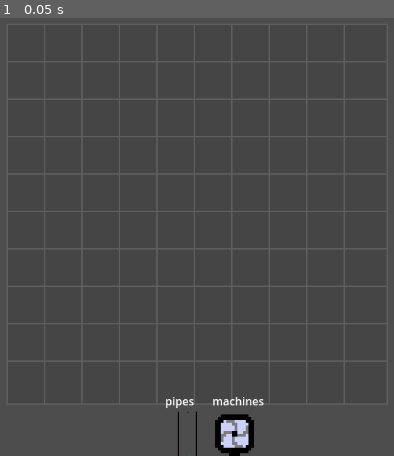
Above: before the commit, frame 1.
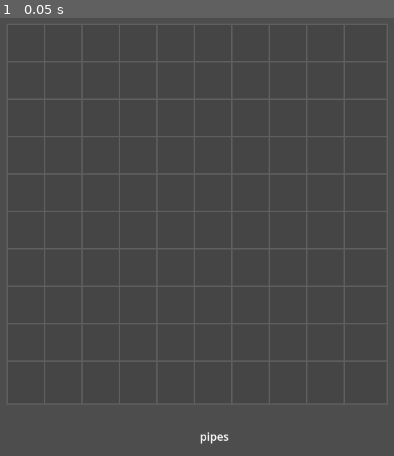
Above: after the commit, the same moment.

Repository: secretmeister2/alchemical-creations
Game: Godot game, scene res://factory.tscn
Same seed, same stepped clock (60 frames per second), same inputs: the game is played once before the commit and once after it.
Inputs:
- Up to frame 1 (0.05 s): no input

The runs differ from the first frame. In frame 1, 1.2% of the frame differs, in the area x 42-68%, y 86-100%.
Error after the commit: Parse Error: Could not find base class "Card". (res://straight_pipe.gd:1)

Commit message:
renamed

Diff:
--- a/example/card/state_machine/states/idle_card_state.gd
+++ /dev/null
@@ -1,11 +0,0 @@
-extends CardState
-
-
-func _enter():
-	card.color_rect.color = Color.WEB_GREEN
-	card.label.text = "Idle"
-	card.pivot_offset = Vector2.ZERO
-
-
-func on_mouse_entered():
-	transitioned.emit("hover")
--- a/example/card/state_machine/states/release_card_state.gd
+++ /dev/null
@@ -1,19 +0,0 @@
-extends CardState
-
-
-func _enter():
-	card.color_rect.color = Color.DARK_VIOLET
-	card.label.text = "Release"
-
-	#When a card is released, it checks where it is at the time of release.
-	var field_areas = card.drop_point_detector.get_overlapping_areas()
-
-	if field_areas.is_empty():
-		card.home_field.return_card_starting_position(card)
-	elif field_areas[0].get_parent() == card.home_field:
-		card.home_field.card_reposition(card)
-	else:
-		var new_field: Field = field_areas[0].get_parent()
-		new_field.set_new_card(card)
-
-	transitioned.emit("idle")
--- a/example/example.tscn
+++ b/item_system/example.tscn
@@ -1,7 +1,7 @@
 [gd_scene load_steps=3 format=3 uid="uid://buh3412b0qtpp"]
 
-[ext_resource type="PackedScene" uid="uid://biim2lxri0akl" path="res://example/field/field.tscn" id="1_fkhir"]
-[ext_resource type="PackedScene" uid="uid://3trgkf0u68ry" path="res://example/card/card.tscn" id="2_5f2as"]
+[ext_resource type="PackedScene" uid="uid://biim2lxri0akl" path="res://item_system/field/field.tscn" id="1_fkhir"]
+[ext_resource type="PackedScene" uid="uid://3trgkf0u68ry" path="res://item_system/item/item.tscn" id="2_5f2as"]
 
 [node name="Game" type="Node"]
 
--- a/example/field/field.gd
+++ b/item_system/field/field.gd
@@ -11,23 +11,23 @@
 	$Label.text = name
 
 	for child in cards_holder.get_children():
-		var card := child as Card
-		card.home_field = self
+		var item := child as Item
+		item.home_field = self
 
 
-func return_card_starting_position(card: Card):
-	card.reparent(cards_holder)
-	cards_holder.move_child(card, card.index)
+func return_item_starting_position(item: Item):
+	item.reparent(cards_holder)
+	cards_holder.move_child(item, item.index)
 
 
-func set_new_card(card: Card):
-	card_reposition(card)
-	card.home_field = self
+func set_new_card(item: Item):
+	item_reposition(item)
+	item.home_field = self
 
 
-func card_reposition(card: Card):
-	var field_areas = card.drop_point_detector.get_overlapping_areas()
-	var cards_areas = card.card_detector.get_overlapping_areas()
+func item_reposition(item:Item):
+	var field_areas = item.drop_point_detector.get_overlapping_areas()
+	var cards_areas = item.item_detector.get_overlapping_areas()
 	var index: int = 0
 
 	if cards_areas.is_empty():
@@ -46,5 +46,5 @@
 
 		index += 1
 
-	card.reparent(cards_holder)
-	cards_holder.move_child(card, index)
+	item.reparent(cards_holder)
+	cards_holder.move_child(item, index)
--- a/example/field/field.tscn
+++ b/item_system/field/field.tscn
@@ -1,6 +1,6 @@
 [gd_scene load_steps=3 format=3 uid="uid://biim2lxri0akl"]
 
-[ext_resource type="Script" path="res://example/field/field.gd" id="1_7p7dw"]
+[ext_resource type="Script" path="res://item_system/field/field.gd" id="1_7p7dw"]
 
 [sub_resource type="RectangleShape2D" id="RectangleShape2D_crh71"]
 size = Vector2(210, 148)
--- a/example/card/card.gd
+++ b/item_system/item/item.gd
@@ -1,11 +1,11 @@
-class_name Card
+class_name Item
 extends Control
 
 
 @onready var color_rect: ColorRect = $ColorRect
 @onready var label: Label = $Label
 @onready var name_label: Label = %NameLabel
-@onready var state_machine: CardStateMachine = $CardStateMachine
+@onready var state_machine: CardStateMachine = $ItemStateMachine
 @onready var drop_point_detector: Area2D = $DropPointDetector
 @onready var card_detector: Area2D = $CardsDetector
 @onready var home_field: Field
--- a/example/card/card.tscn
+++ b/item_system/item/item.tscn
@@ -1,12 +1,12 @@
 [gd_scene load_steps=9 format=3 uid="uid://3trgkf0u68ry"]
 
-[ext_resource type="Script" path="res://example/card/card.gd" id="1_gelhr"]
-[ext_resource type="Script" path="res://example/card/state_machine/card_state_machine.gd" id="2_vqdgh"]
-[ext_resource type="Script" path="res://example/card/state_machine/states/idle_card_state.gd" id="3_bx54l"]
-[ext_resource type="Script" path="res://example/card/state_machine/states/clicked_card_state.gd" id="4_2bop5"]
-[ext_resource type="Script" path="res://example/card/state_machine/states/drag_card_state.gd" id="5_f7w2d"]
-[ext_resource type="Script" path="res://example/card/state_machine/states/release_card_state.gd" id="6_r0y7t"]
-[ext_resource type="Script" path="res://example/card/state_machine/states/hover_card_state.gd" id="7_xjssr"]
+[ext_resource type="Script" path="res://item_system/item/item.gd" id="1_gelhr"]
+[ext_resource type="Script" path="res://item_system/item/state_machine/item_state_machine.gd" id="2_vqdgh"]
+[ext_resource type="Script" path="res://item_system/item/state_machine/states/idle_item_state.gd" id="3_bx54l"]
+[ext_resource type="Script" path="res://item_system/item/state_machine/states/clicked_item_state.gd" id="4_2bop5"]
+[ext_resource type="Script" path="res://item_system/item/state_machine/states/drag_item_state.gd" id="5_f7w2d"]
+[ext_resource type="Script" path="res://item_system/item/state_machine/states/release_card_state.gd" id="6_r0y7t"]
+[ext_resource type="Script" path="res://item_system/item/state_machine/states/hover_item_state.gd" id="7_xjssr"]
 
 [sub_resource type="RectangleShape2D" id="RectangleShape2D_gwet6"]
 size = Vector2(64, 64)
--- a/example/card/state_machine/card_state_machine.gd
+++ b/item_system/item/state_machine/item_state_machine.gd
@@ -1,15 +1,15 @@
 class_name CardStateMachine
 extends Node
 
-@export var initial_state: CardState
+@export var initial_state: ItemState
 
-var current_state: CardState
+var current_state: ItemState
 var states: Dictionary = {}
 
 
 func _ready():
 	for child in get_children():
-		if child is CardState:
+		if child is ItemState:
 			states[child.name.to_lower()] = child
 			child.transitioned.connect(on_child_transition)
 
@@ -46,7 +46,7 @@
 
 
 func on_child_transition(new_state_name):
-	var new_state: CardState = states.get(new_state_name.to_lower())
+	var new_state: ItemState = states.get(new_state_name.to_lower())
 	if !new_state:
 		prints(current_state, "transition to no state")
 		return
--- a/example/card/state_machine/states/clicked_card_state.gd
+++ b/item_system/item/state_machine/states/clicked_item_state.gd
@@ -1,9 +1,9 @@
-extends CardState
+extends ItemState
 
 
 func _enter():
-	card.color_rect.color = Color.ORANGE
-	card.label.text = "CLICKED"
+	item.color_rect.color = Color.ORANGE
+	item.label.text = "CLICKED"
 
 
 func on_input(event):
--- a/example/card/state_machine/states/drag_card_state.gd
+++ b/item_system/item/state_machine/states/drag_item_state.gd
@@ -1,15 +1,15 @@
-extends CardState
+extends ItemState
 
 
 func _enter():
-	card.color_rect.color = Color.BLUE
-	card.label.text = "DRAG"
+	item.color_rect.color = Color.BLUE
+	item.label.text = "DRAG"
 
-	card.index = card.get_index()
+	item.index = item.get_index()
 
 	var canvas_layer := get_tree().get_first_node_in_group("fields")
 	if canvas_layer:
-		card.reparent(canvas_layer)
+		item.reparent(canvas_layer)
 
 
 func on_input(event: InputEvent):
@@ -17,7 +17,7 @@
 	var confirm = event.is_action_released("mouse_left")
 
 	if mouse_motion:
-		card.global_position = card.get_global_mouse_position() - card.pivot_offset
+		item.global_position = item.get_global_mouse_position() - item.pivot_offset
 
 	if confirm:
 		get_viewport().set_input_as_handled()
--- a/example/card/state_machine/states/hover_card_state.gd
+++ b/item_system/item/state_machine/states/hover_item_state.gd
@@ -1,14 +1,14 @@
-extends CardState
+extends ItemState
 
 
 func _enter():
-	card.color_rect.color = Color.DARK_ORCHID
-	card.label.text = "HOVER"
+	item.color_rect.color = Color.DARK_ORCHID
+	item.label.text = "HOVER"
 
 
 func on_gui_input(event: InputEvent):
 	if event.is_action_pressed("mouse_left"):
-		card.pivot_offset = card.get_global_mouse_position() - card.global_position
+		item.pivot_offset = item.get_global_mouse_position() - item.global_position
 		transitioned.emit("Click")
 
 
--- /dev/null
+++ b/item_system/item/state_machine/states/idle_item_state.gd
@@ -0,0 +1,11 @@
+extends ItemState
+
+
+func _enter():
+	item.color_rect.color = Color.WEB_GREEN
+	item.label.text = "Idle"
+	item.pivot_offset = Vector2.ZERO
+
+
+func on_mouse_entered():
+	transitioned.emit("hover")
--- a/example/card/state_machine/states/card_state.gd
+++ b/item_system/item/state_machine/states/item_state.gd
@@ -1,10 +1,10 @@
-class_name CardState
+class_name ItemState
 extends Node
 
 signal transitioned
 
 
-@export var card: Card
+@export var item: Item
 
 
 func _enter():
--- /dev/null
+++ b/item_system/item/state_machine/states/release_card_state.gd
@@ -0,0 +1,19 @@
+extends ItemState
+
+
+func _enter():
+	item.color_rect.color = Color.DARK_VIOLET
+	item.label.text = "Release"
+
+	#When a card is released, it checks where it is at the time of release.
+	var field_areas = item.drop_point_detector.get_overlapping_areas()
+
+	if field_areas.is_empty():
+		item.home_field.return_item_starting_position(item)
+	elif field_areas[0].get_parent() == item.home_field:
+		item.home_field.item_reposition(item)
+	else:
+		var new_field: Field = field_areas[0].get_parent()
+		new_field.set_new_item(item)
+
+	transitioned.emit("idle")
Not shown, changed: pipes.pxo
